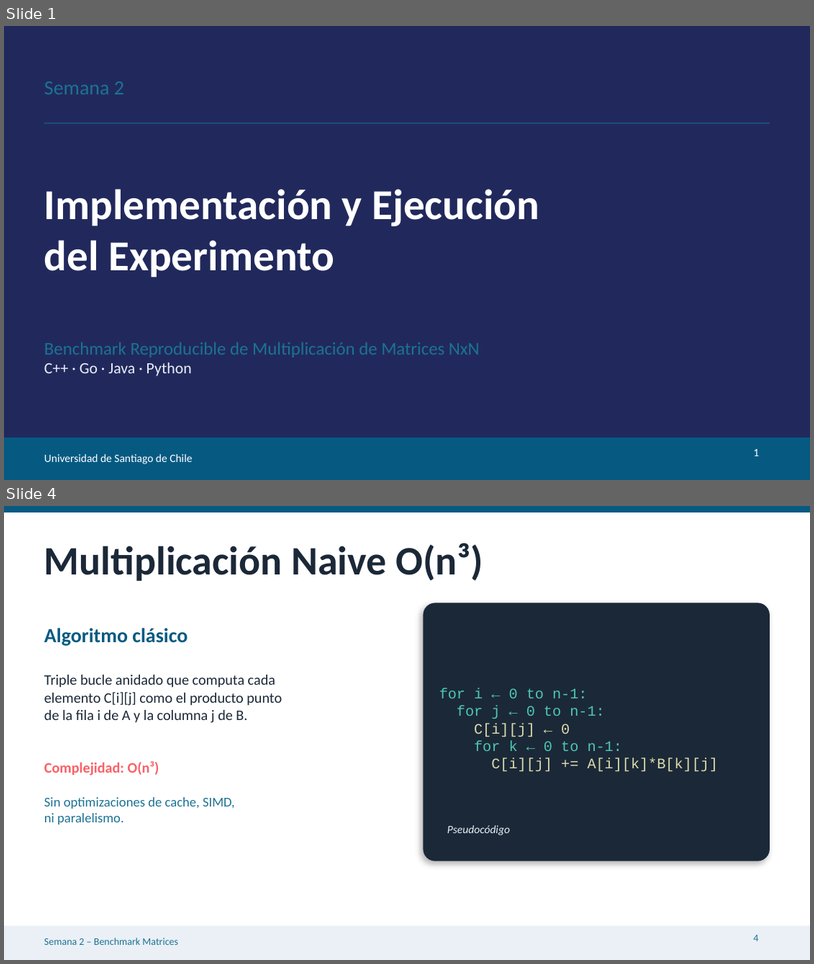
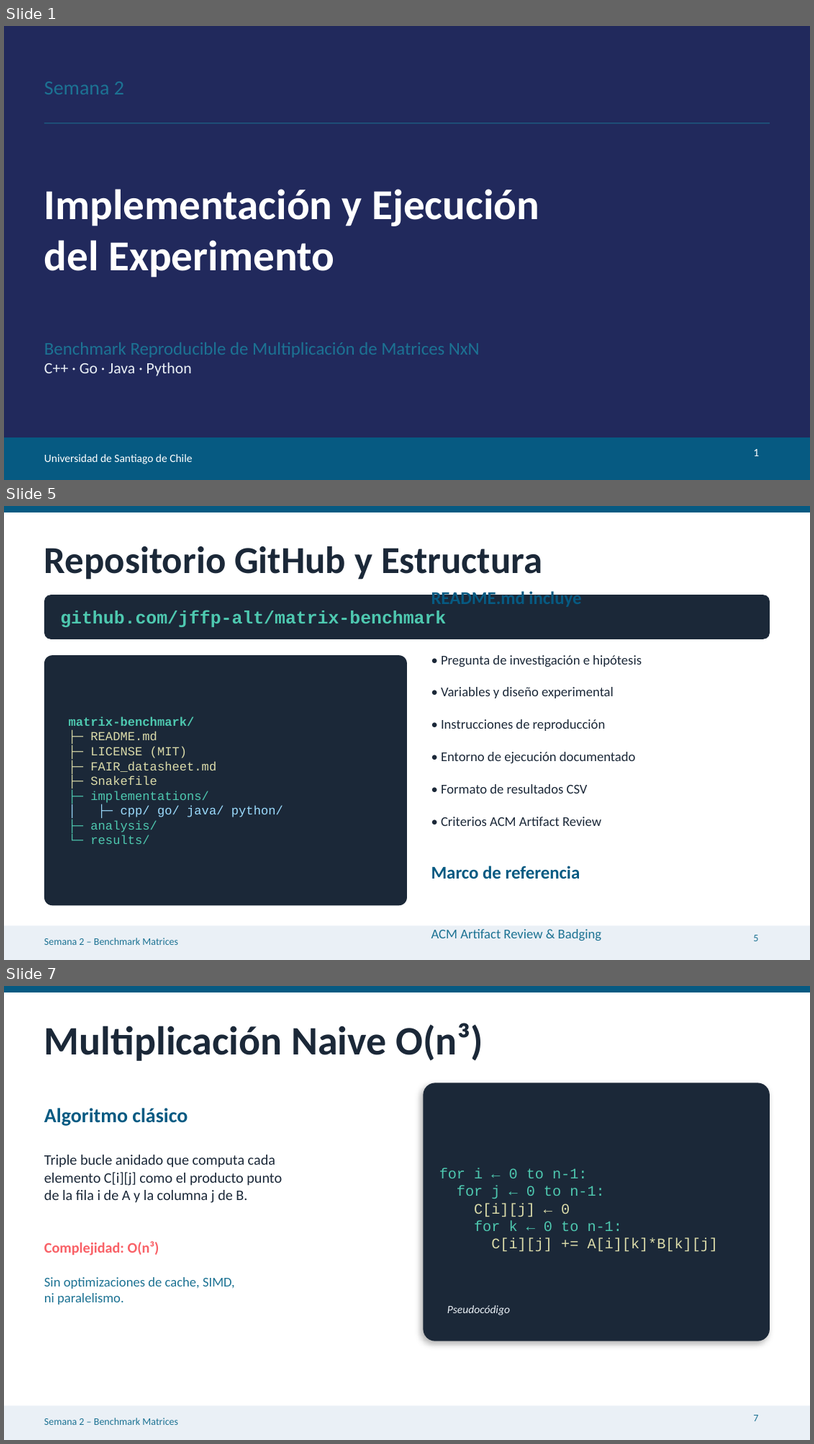
Before and after one commit to jffp-alt/matrix-benchmark, a slide deck: results/Semana2_Benchmark_Matrices.pptx. Shown one above the other, each under a label of ours: slides 1 and 4 before the commit, slides 1, 5 and 7 after it; the slides between them are not shown. The pictures are 814x964 and 814x1444 pixels, drawn with LibreOffice and Linux fonts; fonts in the diff are those of the drawing. Boxes give left, top, right and bottom in pixels: in the first picture for what was removed or moved away, otherwise in the second. Text is boxed around its words. In the diff, an @@ line names an element or a change of style, - is before the commit and + after.

```diff
--- a/results/Semana2_Benchmark_Matrices.pptx
+++ b/results/Semana2_Benchmark_Matrices.pptx
@@ slide 5 added at (4,506,810,960), background #FFFFFF; not listed: 3 template elements that a slide beside it also shows @@
@@ text added at (44,546,543,579), 34 pt, text #1B2838, bold @@
+Repositorio GitHub y Estructura
@@ text added at (432,590,642,940), 12 pt, text #1B2838 @@
+README.md incluye
+• Pregunta de investigación e hipótesis
+• Variables y diseño experimental
+• Instrucciones de reproducción
+• Entorno de ejecución documentado
+• Formato de resultados CSV
+• Criterios ACM Artifact Review
+Marco de referencia
+ACM Artifact Review & Badging
+Functional → Reusable → Available
@@ rounded rectangle added at (44,595,770,639), fill #1B2838 @@
@@ text added at (60,610,446,627), 16 pt, text #4EC9B0, bold @@
+github.com/jffp-alt/matrix-benchmark
@@ rounded rectangle added at (44,655,407,905), fill #1B2838 @@
@@ text added at (69,716,283,844), 11 pt, text #4EC9B0 @@
+matrix-benchmark/
+├─ README.md
+├─ LICENSE (MIT)
+├─ FAIR_datasheet.md
+├─ Snakefile
+├─ implementations/
+│ ├─ cpp/ go/ java/ python/
+├─ analysis/
+└─ results/
@@ page number added at (754,934,759,941), 9 pt, text #1C7293 @@
+5
@@ what was slide 4 is now slide 7 @@
@@ page number at (754,1414,759,1421): text changed @@
-4
+7
```
Also in this commit, not shown: 8 slides changed, 2 other slides added, 3 slides removed.
